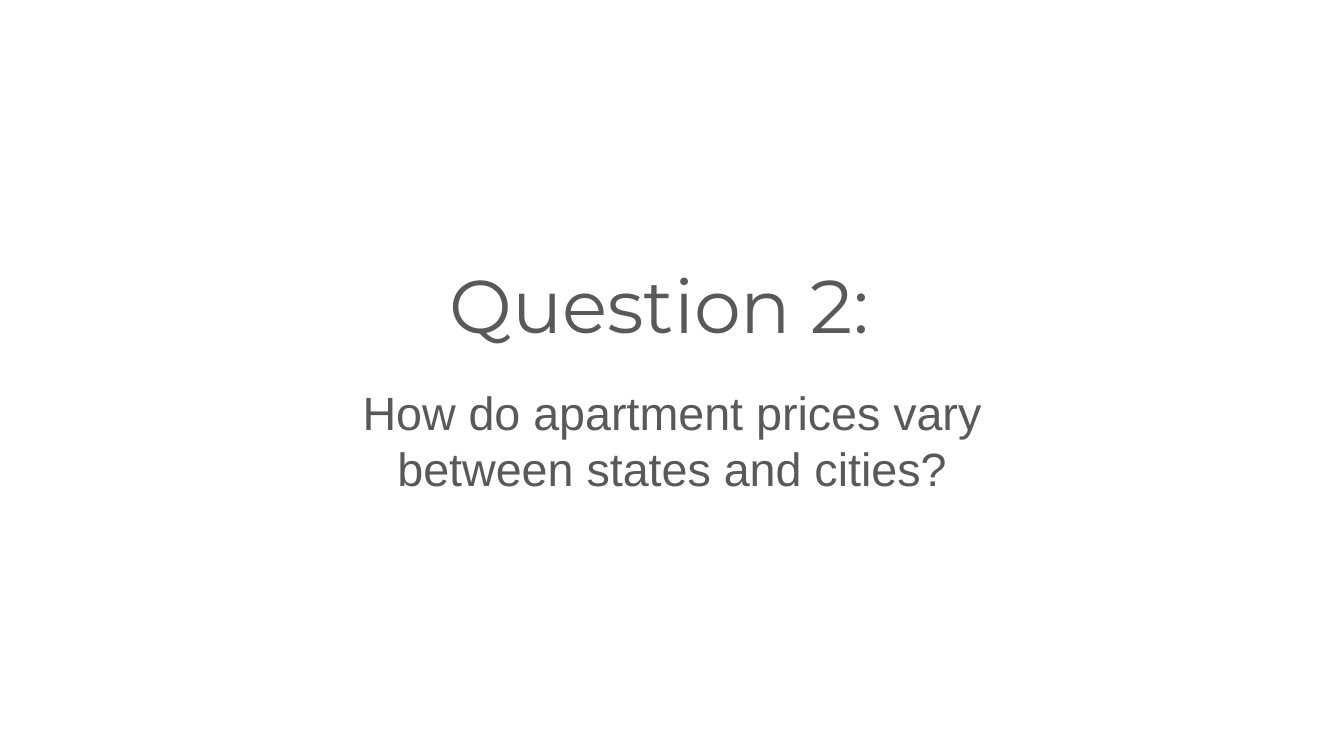
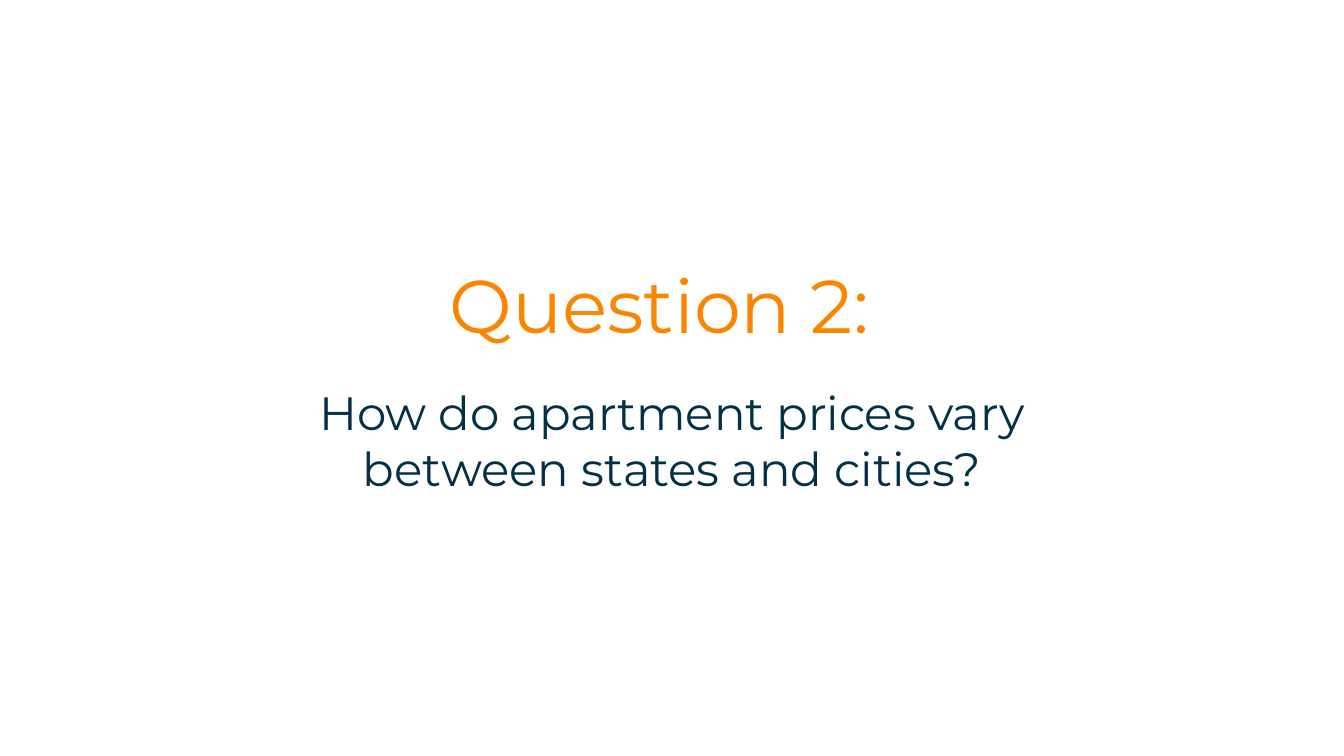
Before and after one commit to tghcb9/dataanalytics-project1-group6, a slide deck: slide 9 of submission/presentation/docs/Project 1 Presentation - Group 6.pptx. Drawn at 1344x756 pixels with LibreOffice and Linux fonts; fonts in the diff are those of the drawing. Boxes give left, top, right and bottom in pixels: in the first picture for what was removed or moved away, otherwise in the second. Text is boxed around its words. In the diff, an @@ line names an element or a change of style, - is before the commit and + after.

```diff
--- a/submission/presentation/docs/Project 1 Presentation - Group 6.pptx
+++ b/submission/presentation/docs/Project 1 Presentation - Group 6.pptx
@@ text "Question 2:" at box(449, 277, 869, 344): text colour #595959 to #FB8500 @@
@@ text "How do apartment prices vary ...": place and size @@
-text "How do apartment prices vary ..." at box(363, 396, 981, 487)
+text "How do apartment prices vary ..." at box(319, 395, 1025, 487)
@@ text "How do apartment prices vary ..." at box(319, 395, 1025, 487): font Arial to Montserrat, text colour #595959 to #023047 @@
```
Also in this commit, not shown: 10 other slides changed, 7 slides added, 5 slides removed, 3 other files.
